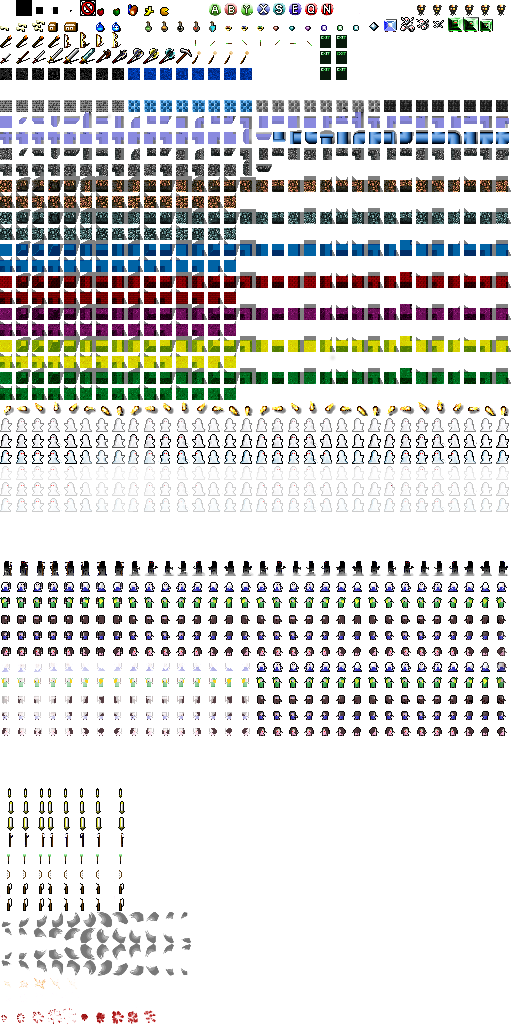
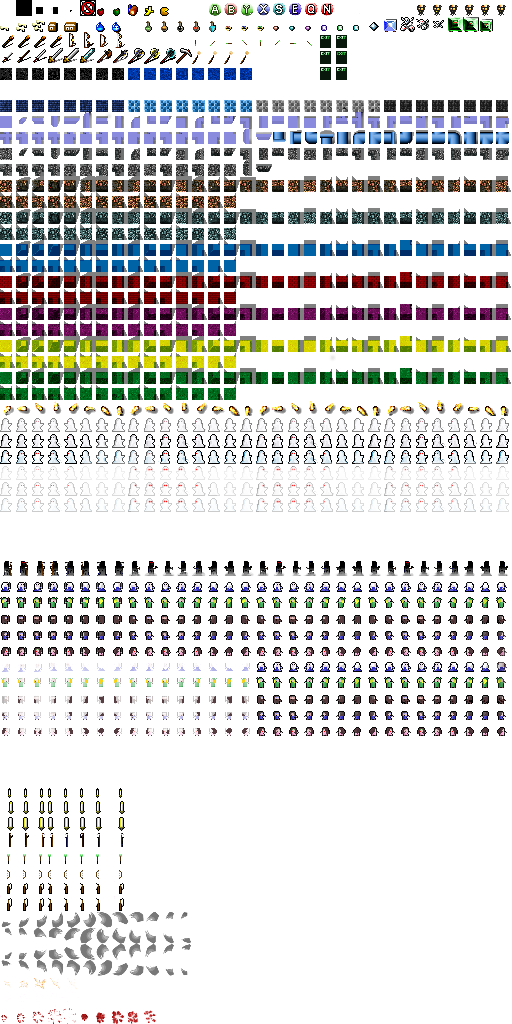
The second (512, 1024) image is a revision of the first. Changes to its layers:
painted on "Layer" over [0, 32, 510, 512]
